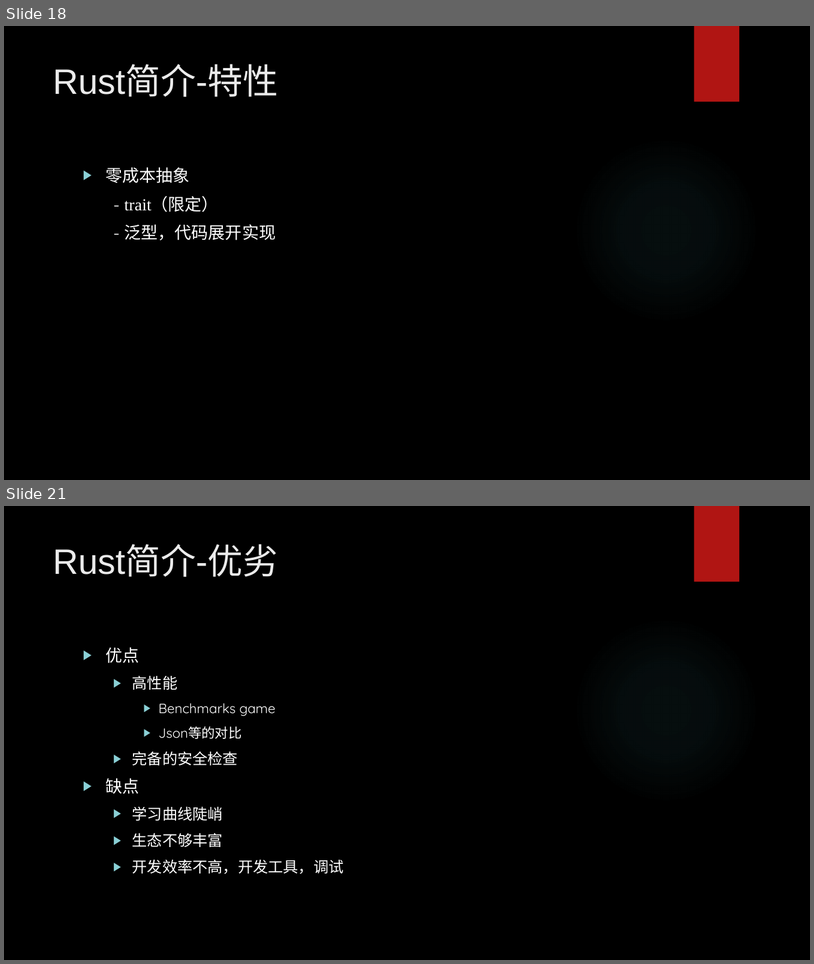
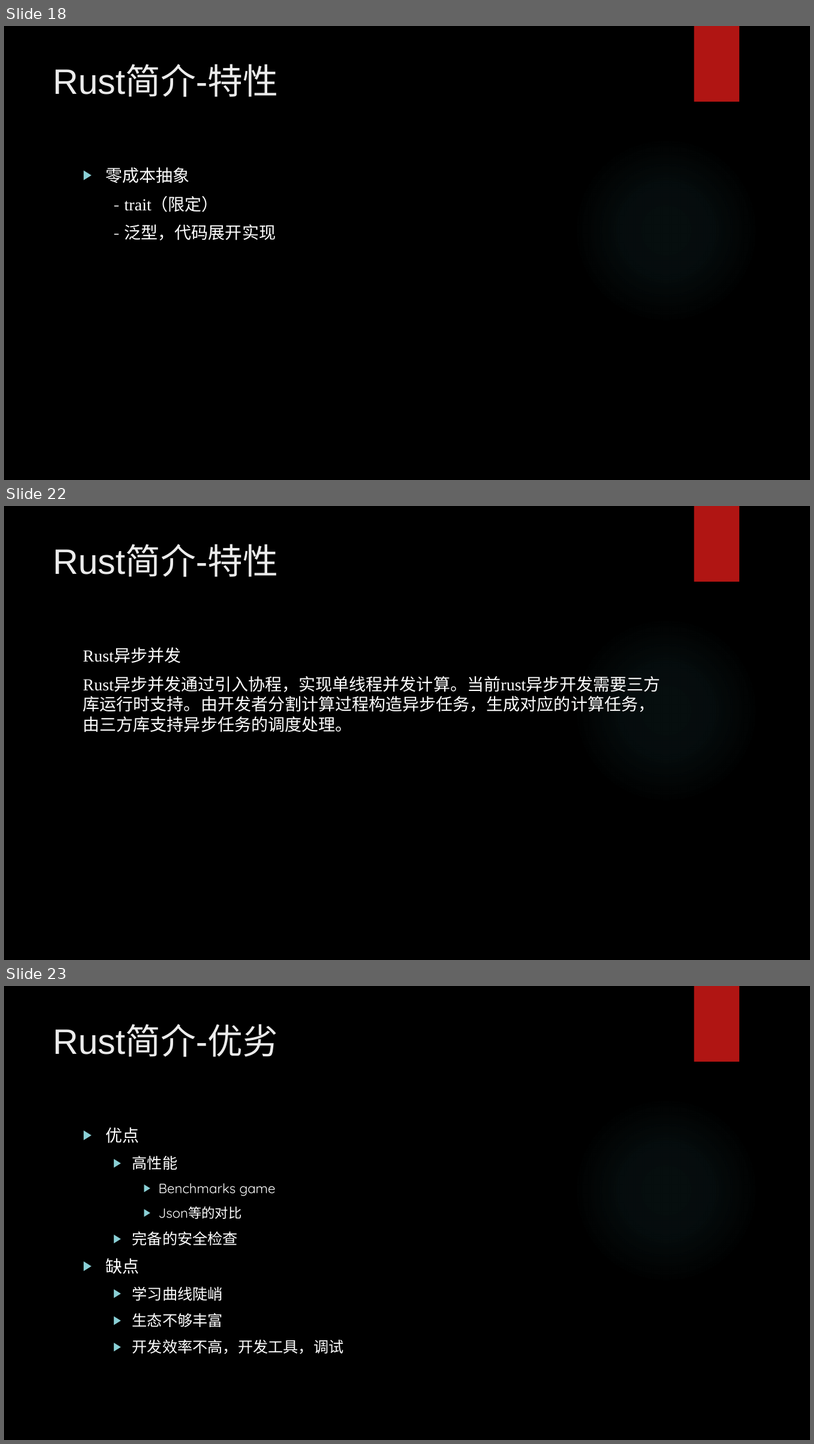
Before and after one commit to hengli-coder/rust_learning, a slide deck: Rust调研.pptx. Shown one above the other, each under a label of ours: slides 18 and 21 before the commit, slides 18, 22 and 23 after it; the slides between them are not shown. The pictures are 814x964 and 814x1444 pixels, drawn with LibreOffice and Linux fonts; fonts in the diff are those of the drawing; background and template pictures are left out. Boxes give left, top, right and bottom in pixels: in the first picture for what was removed or moved away, otherwise in the second. Text is boxed around its words. In the diff, an @@ line names an element or a change of style, - is before the commit and + after.

```diff
--- a/Rust调研.pptx
+++ b/Rust调研.pptx
@@ slide 22 added at (4,506,810,960), background picture (left out); not listed: 2 template elements that a slide beside it also shows @@
@@ title added at (53,546,278,577), 42 pt, text #EBEBEB @@
+Rust简介-特性
@@ text added at (83,648,661,732), 20 pt, text #FFFFFF @@
+Rust异步并发
+Rust异步并发通过引入协程，实现单线程并发计算。当前rust异步开发需要三方库运行时支持。由开发者分割计算过程构造异步任务，生成对应的计算任务，由三方库支持异步任务的调度处理。
@@ what was slide 21 is now slide 23 @@
```
Also in this commit, not shown: 1 slide changed, 2 other slides added, 2 slides removed, 1 other file.
